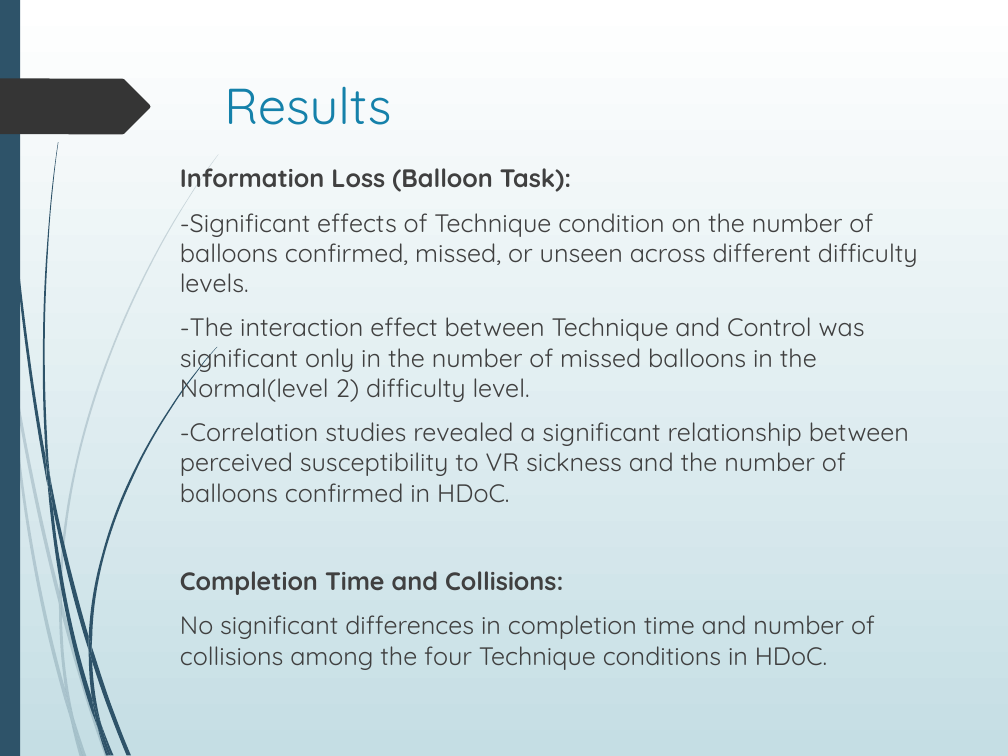
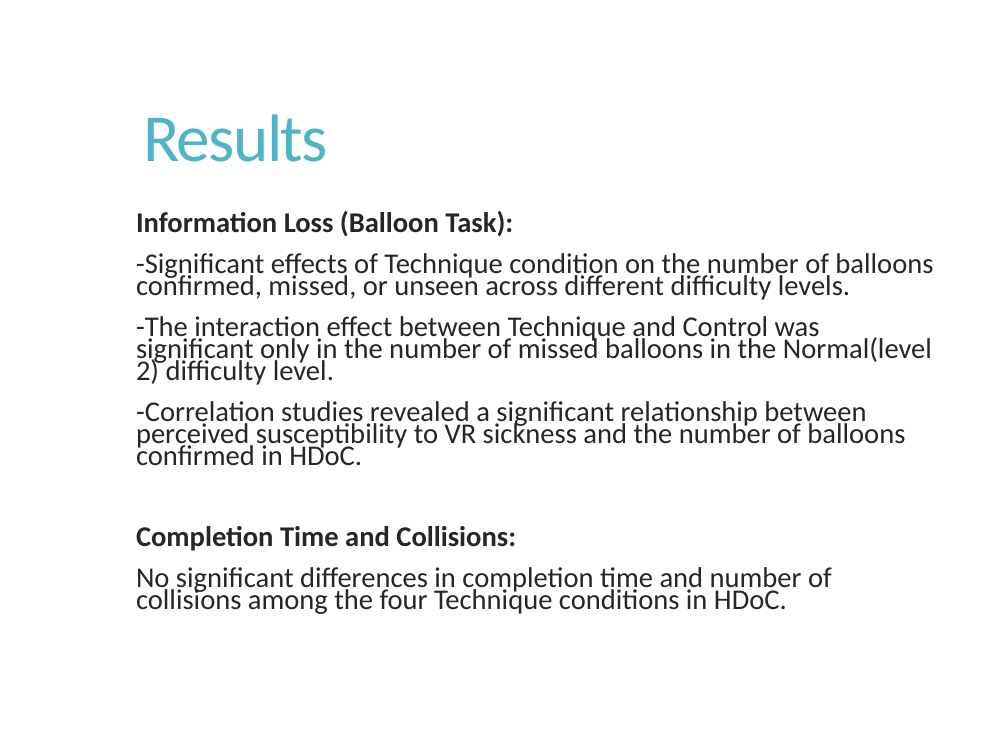
Before and after one commit to Akash3121/3D, a slide deck: slide 13 of Paper-Presentation/Akash - VR_Sickness_Mitigation_Methods_Presentation.pptx (slide 12 before the commit). Drawn at 1008x756 pixels with LibreOffice and Linux fonts; fonts in the diff are those of the drawing; background and template pictures are left out. Boxes give left, top, right and bottom in pixels: in the first picture for what was removed or moved away, otherwise in the second. Text is boxed around its words. In the diff, an @@ line names an element or a change of style, - is before the commit and + after.

```diff
--- a/Paper-Presentation/Akash - VR_Sickness_Mitigation_Methods_Presentation.pptx
+++ b/Paper-Presentation/Akash - VR_Sickness_Mitigation_Methods_Presentation.pptx
@@ background gradient #FFFFFF to #C5DEE5 to picture (left out) @@
@@ rectangle removed at (x1=0, y1=0, x2=20, y2=756) @@
@@ freeform shape removed at (x1=0, y1=79, x2=150, y2=135) @@
@@ title "Results" moved from (x1=224, y1=86, x2=391, y2=125) to (x1=143, y1=114, x2=327, y2=162) @@
@@ title "Results" at (x1=143, y1=114, x2=327, y2=162): size 36 to 48 pt, font Quicksand to Calibri, text colour #1581AA to #50B4C8, letter spacing 0 to -1.2 pt; line spacing 1 to 0.9; vertical alignment top to middle @@
@@ text "Information Loss (Balloon Task):" moved from (x1=180, y1=168, x2=918, y2=670) to (x1=136, y1=211, x2=933, y2=614) @@
@@ text "Information Loss (Balloon Task):" at (x1=136, y1=211, x2=933, y2=614): size 18 to 20.4 pt, font Quicksand to Calibri, text colour #404040 to #262626; line spacing 1 to 0.65; more space between paragraphs @@
@@ group removed at (x1=0, y1=154, x2=219, y2=756): 10 freeform shapes @@
@@ group removed at (x1=2, y1=0, x2=218, y2=756): 12 freeform shapes @@
```
Also in this commit, not shown: 17 other slides changed, 1 slide added.
